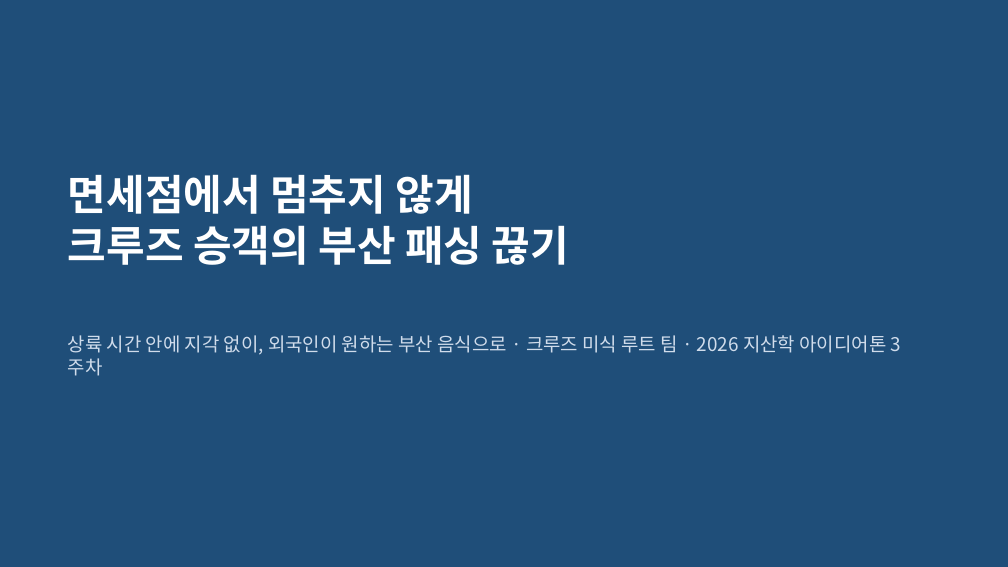
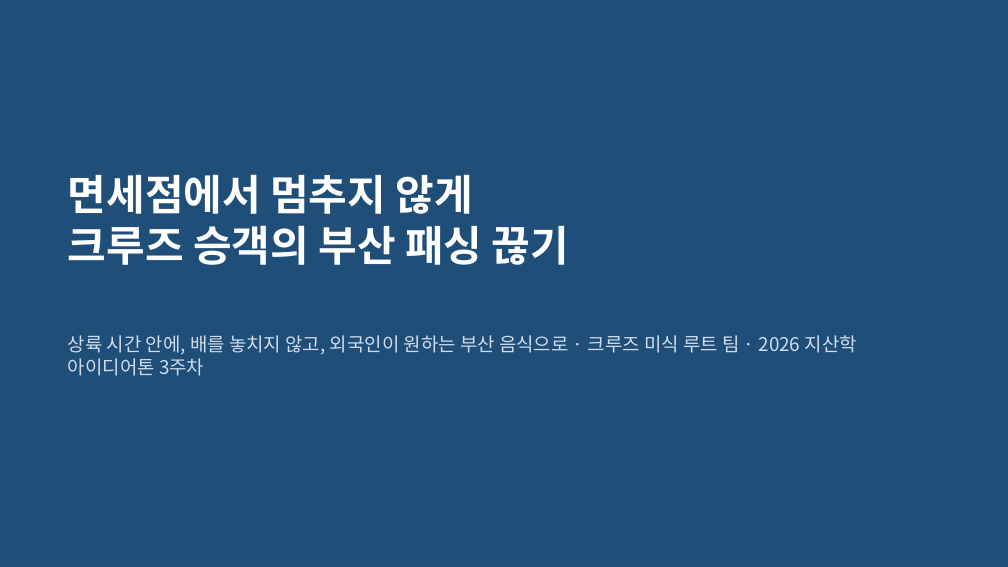
Before and after one commit to ddayoung03/busan-cruise-unpassing, a slide deck: slide 1 of 05_문서/3주차_발표자료.pptx. Drawn at 1008x567 pixels with LibreOffice and Linux fonts; fonts in the diff are those of the drawing. Boxes give left, top, right and bottom in pixels: in the first picture for what was removed or moved away, otherwise in the second. Text is boxed around its words. In the diff, an @@ line names an element or a change of style, - is before the commit and + after.

```diff
--- a/05_문서/3주차_발표자료.pptx
+++ b/05_문서/3주차_발표자료.pptx
@@ text at (x1=68, y1=335, x2=857, y2=376): text changed @@
-상륙 시간 안에 지각 없이, 외국인이 원하는 부산 음식으로 · 크루즈 미식 루트 팀 · 2026 지산학 아이디어톤 3주차
+상륙 시간 안에, 배를 놓치지 않고, 외국인이 원하는 부산 음식으로 · 크루즈 미식 루트 팀 · 2026 지산학 아이디어톤 3주차
```
Also in this commit, not shown: 8 other slides changed, 5 slides added, 2 slides removed, 1 other file.
